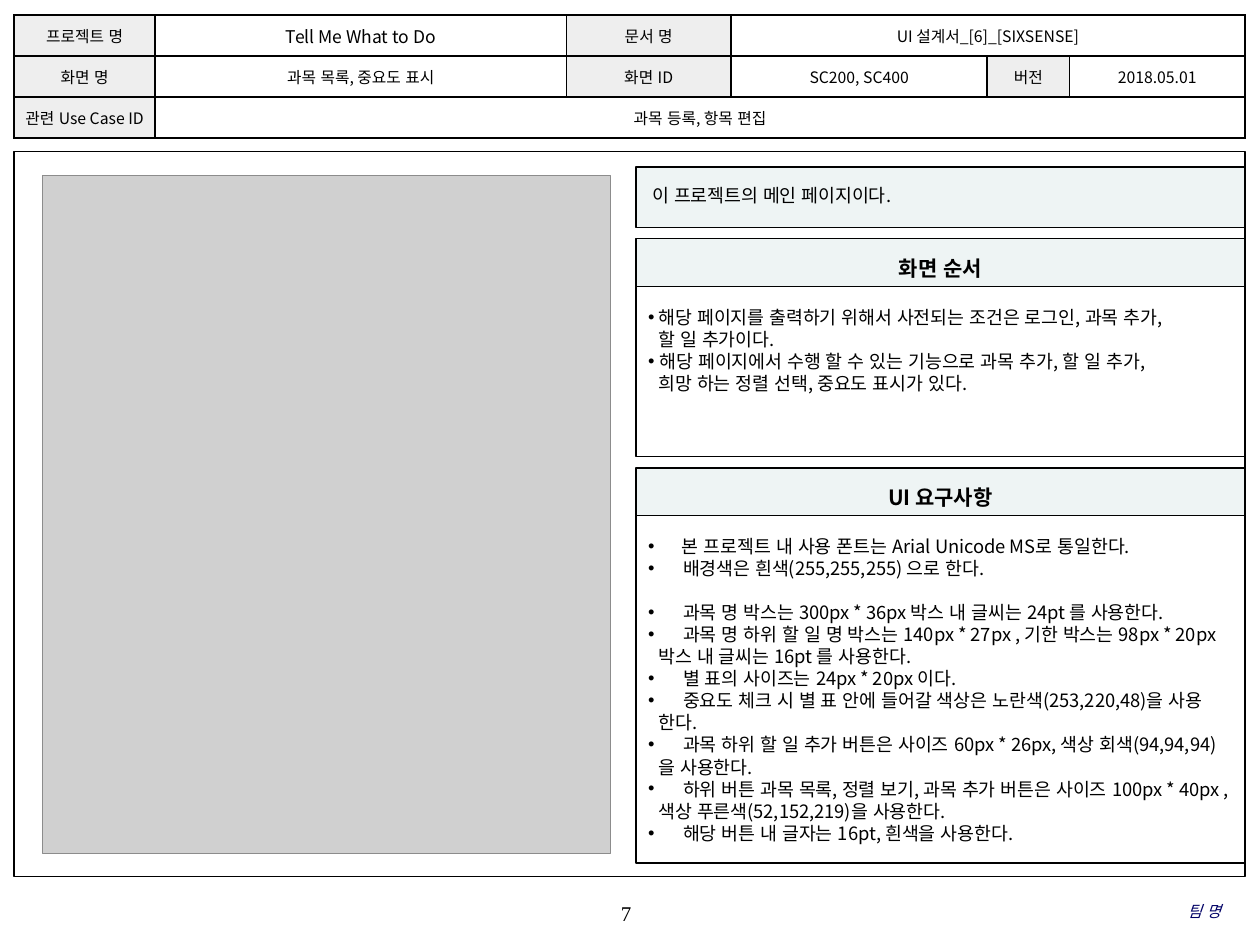
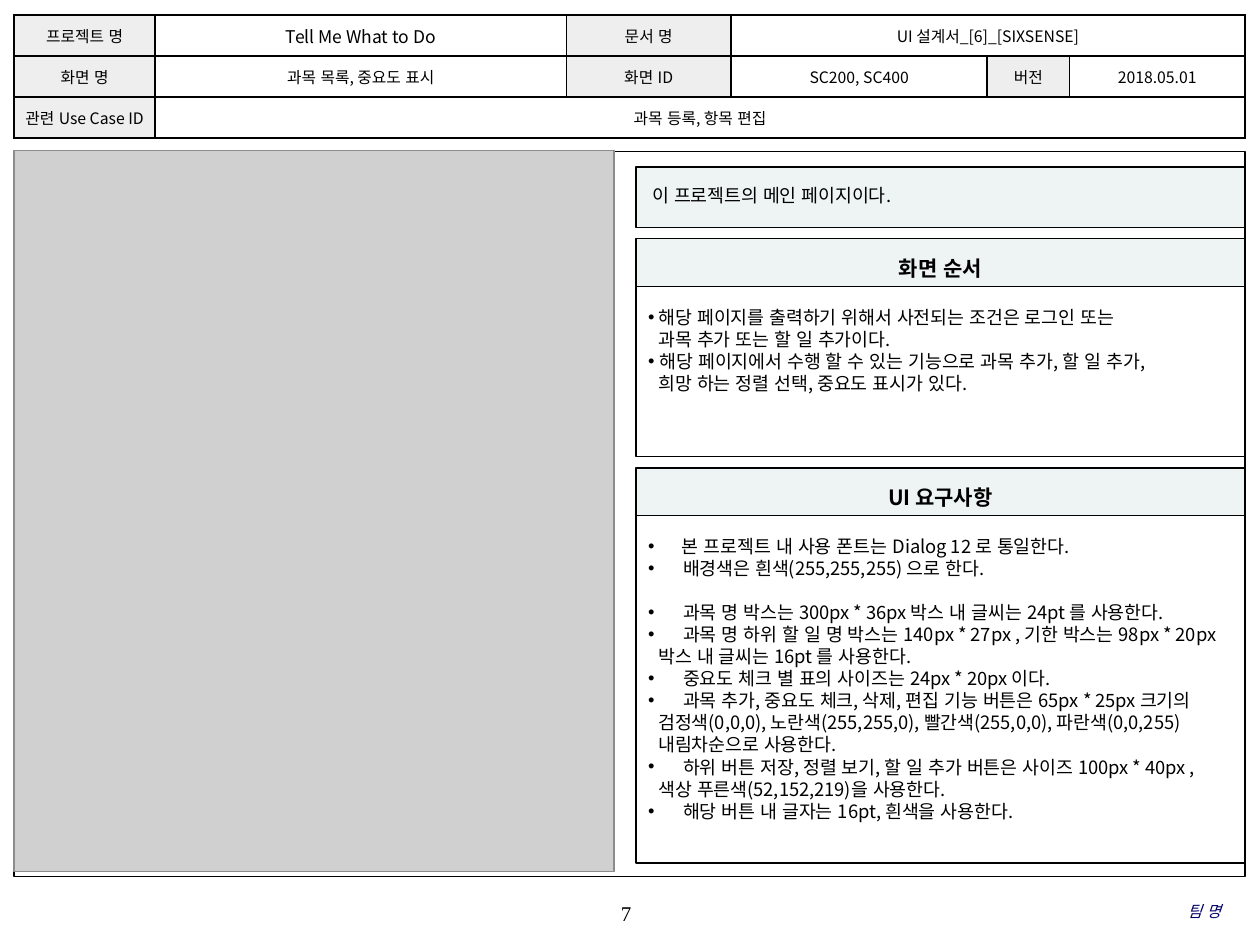
Before and after one commit to SMU-SE-Admin/18-1_6_SIXSENSE_Doc, a slide deck: slide 7 of 03 설계/UI 설계서_[6]_[SIXSENSE].pptx. Drawn at 1260x945 pixels with LibreOffice and Linux fonts; fonts in the diff are those of the drawing; grey boxes stand for pictures; background and template pictures are left out. Boxes give left, top, right and bottom in pixels: in the first picture for what was removed or moved away, otherwise in the second. Text is boxed around its words. In the diff, an @@ line names an element or a change of style, - is before the commit and + after.

```diff
--- a/03 설계/UI 설계서_[6]_[SIXSENSE].pptx
+++ b/03 설계/UI 설계서_[6]_[SIXSENSE].pptx
@@ picture: place and size @@
-picture at <box>43,175,611,853</box>
+picture at <box>14,151,614,872</box>
@@ text in rectangle at <box>658,308,1114,348</box>: text changed @@
-• 해당 페이지를 출력하기 위해서 사전되는 조건은 로그인, 과목 추가,
-할 일 추가이다.
+• 해당 페이지를 출력하기 위해서 사전되는 조건은 로그인 또는
+과목 추가 또는 할 일 추가이다.
@@ text in rectangle at <box>682,537,1069,558</box>: text changed @@
-• 본 프로젝트 내 사용 폰트는 Arial Unicode MS로 통일한다.
+• 본 프로젝트 내 사용 폰트는 Dialog 12 로 통일한다.
@@ text in rectangle at <box>658,669,1190,779</box>: text changed @@
-• 별 표의 사이즈는 24px * 20px 이다.
-• 중요도 체크 시 별 표 안에 들어갈 색상은 노란색(253,220,48)을 사용
-한다.
-• 과목 하위 할 일 추가 버튼은 사이즈 60px * 26px, 색상 회색(94,94,94)
-을 사용한다.
-• 하위 버튼 과목 목록, 정렬 보기, 과목 추가 버튼은 사이즈 100px * 40px ,
+• 중요도 체크 별 표의 사이즈는 24px * 20px 이다.
+• 과목 추가, 중요도 체크, 삭제, 편집 기능 버튼은 65px * 25px 크기의
+검정색(0,0,0), 노란색(255,255,0), 빨간색(255,0,0), 파란색(0,0,255)
+내림차순으로 사용한다.
+• 하위 버튼 저장, 정렬 보기, 할 일 추가 버튼은 사이즈 100px * 40px ,
```
Also in this commit, not shown: 18 other slides changed, 4 slides added.
